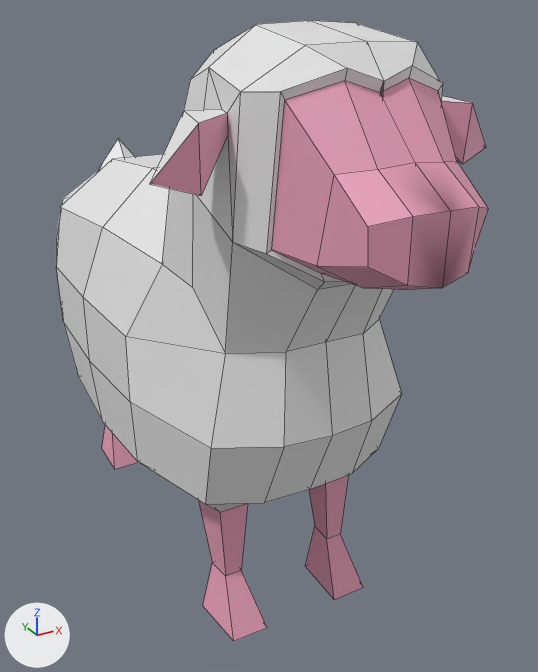
The FBX model VideojuegoWeb/Assets/3D Models/World/Ovejas/oveja.fbx as it was, and as the next commit left it.
Both versions are drawn from a 50 mm camera at (0.151, -1.189, -0.859) aimed at (0.738, -0.122, -1.393). Every picture has the same lights, and +X, +Y and +Z are marked at lower left. Mesh edges are drawn as thin lines.
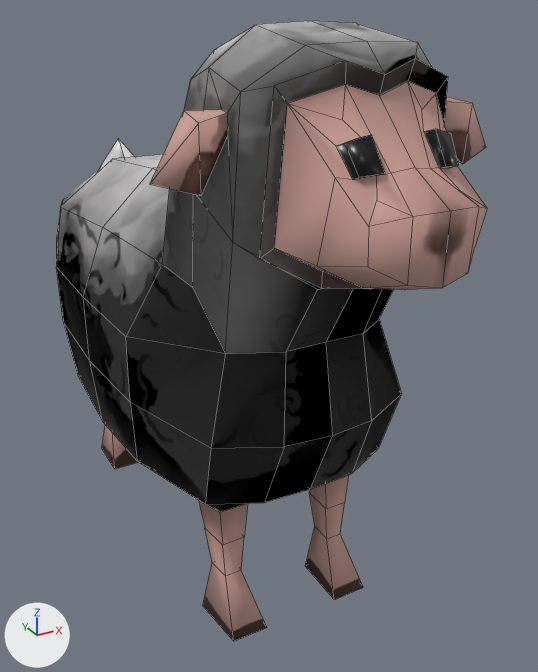
The newer file is also rescaled (x1.529), turned or shifted as a whole; pictures and numbers use the older file's frame.

Where the change shows, as pixel boxes (x1, y1, x2, y2) in the pictures (538 x 672 px; the box of a moved part takes in the faces that stretch with it):
'Cube.152', surface changed, reshaped: before (56, 21, 488, 641); after (56, 21, 487, 641)
part 1 of me_cube_193, built on: (198, 475, 349, 576) in both
part 2 of me_cube_193, moved or reshaped: before (233, 41, 488, 289); after (233, 41, 487, 289)
part 3 of me_cube_193, surface changed (grey to black): (56, 21, 486, 641) in both
part 4 of me_cube_193, recoloured (white to pink): (151, 97, 471, 182) in both

Patch to the scene script:
```diff
--- a/VideojuegoWeb/Assets/3D Models/World/Ovejas/oveja.fbx.py
+++ b/VideojuegoWeb/Assets/3D Models/World/Ovejas/oveja.fbx.py
@@ img_lana_colour_2_png @@
+img_lana_colour_2_png = load_image('Lana-Colour 2.png', '../Materials/Oveja/Lana-Colour 2.png', 1024, 1024, 'sRGB')
@@ img_lana_colour_png @@
+img_lana_colour_png = load_image('Lana-Colour.png', '../Materials/Oveja/Lana-Colour.png', 1024, 1024, 'Non-Color')
@@ img_cara_colour_png @@
+img_cara_colour_png = load_image('Cara-Colour.png', '../Materials/Oveja/Cara-Colour.png', 1024, 1024, 'sRGB')
@@ mat_cara @@
 mat_cara = principled_material('Cara')
-mat_cara.base_color = (0.8, 0.344, 0.478)  # pink #e79eb8
+mat_cara.texture = img_cara_colour_png
+mat_cara.roughness = 1.0
@@ mat_lana @@
 n0 = _N.new('ShaderNodeBsdfPrincipled'); n0.name = 'Principled BSDF'
+n0.inputs[2].default_value = 1.0  # 'Roughness'
 n1 = _N.new('ShaderNodeOutputMaterial'); n1.name = 'Material Output'
+n2 = _N.new('ShaderNodeTexImage'); n2.name = 'Image Texture'
+n2.image = img_lana_colour_2_png
+n3 = _N.new('ShaderNodeTexImage'); n3.name = 'Image Texture.001'
+n3.image = img_lana_colour_png
+n4 = _N.new('ShaderNodeNormalMap'); n4.name = 'Normal Map'
 _L.new(n0.outputs[0], n1.inputs[0])  # 'BSDF' to 'Surface'
+_L.new(n2.outputs[0], n0.inputs[0])  # 'Color' to 'Base Color'
+_L.new(n3.outputs[0], n4.inputs[1])  # 'Color' to 'Color'
+_L.new(n4.outputs[0], n0.inputs[5])  # 'Normal' to 'Normal'
@@ mat_oveja @@
+mat_oveja = principled_material('Oveja')
+mat_oveja.base_color = (0.0, 0.0, 0.0)  # black #000000
+mat_oveja.roughness = 0.318
@@ me_cube_193 @@
 # used by ob_cube_152; location = (0.677, 0.0, -1.389)
-me_cube_193.from_pydata(...)  # 230 vertices, 238 faces; spans x -0.246..0.246, y -0.619..0.493, z -0.425..0.517
+me_cube_193.from_pydata(...)  # 265 vertices, 264 faces; spans x -0.246..0.246, y -0.619..0.493, z -0.425..0.517
+# me_cube_193 part 1
+# 8 faces are deleted
+# 8 vertices are added at x -0.128..0.128, y -0.294..-0.24, z -0.271
+# 16 new faces join them, mat_cara (picture img_cara_colour_png)
+# me_cube_193 part 2
+# 13 vertices are removed from x -0.106..0.106, y -0.59..-0.301, z 0.223..0.459
+# 38 faces are deleted
+# 14 vertices move from x -0.124..0.124, y -0.552..-0.453, z 0.233..0.472 to x -0.133..0.133, y -0.552..-0.452, z 0.225..0.48
+# 32 vertices are added at x -0.103..0.103, y -0.59..-0.462, z 0.215..0.464
+# 26 new faces join them, mat_cara (picture img_cara_colour_png)
+# 10 new faces join them, mat_oveja (black #000000)
+# 12 new faces join them, mat_lana
+# me_cube_193 part 3: 184 kept faces spanning x -0.246..0.246, y -0.619..0.493, z -0.425..0.517 get new texture (UV) coordinates
+# me_cube_193 part 4: 12 faces spanning x -0.246..0.246, y -0.43..-0.361, z 0.338..0.424 switch from mat_lana (white #e7e7e7) to mat_cara (picture img_cara_colour_png)
+# me_cube_193 part 5: the surface is now shaded smooth
+me_cube_193.materials.append(mat_oveja)  # black #000000
```
